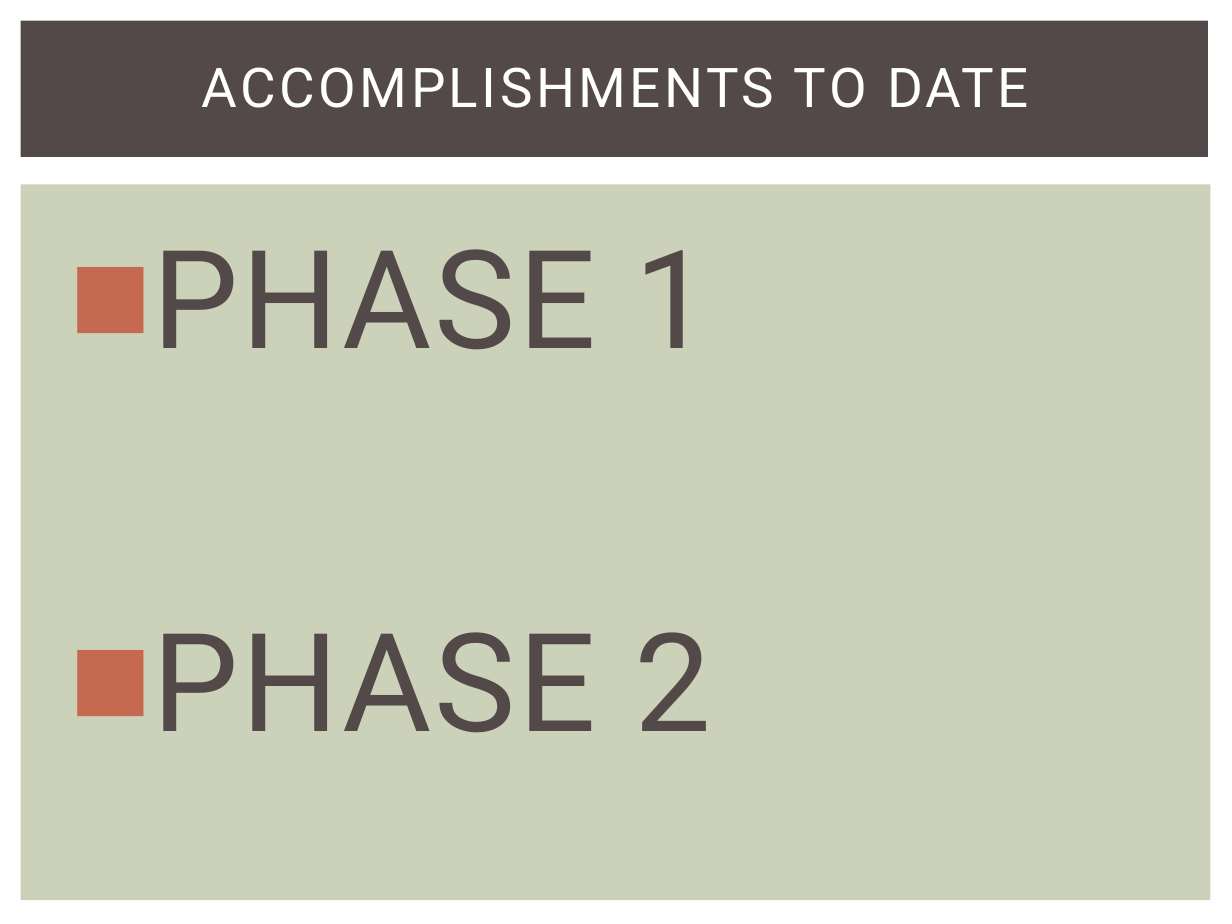
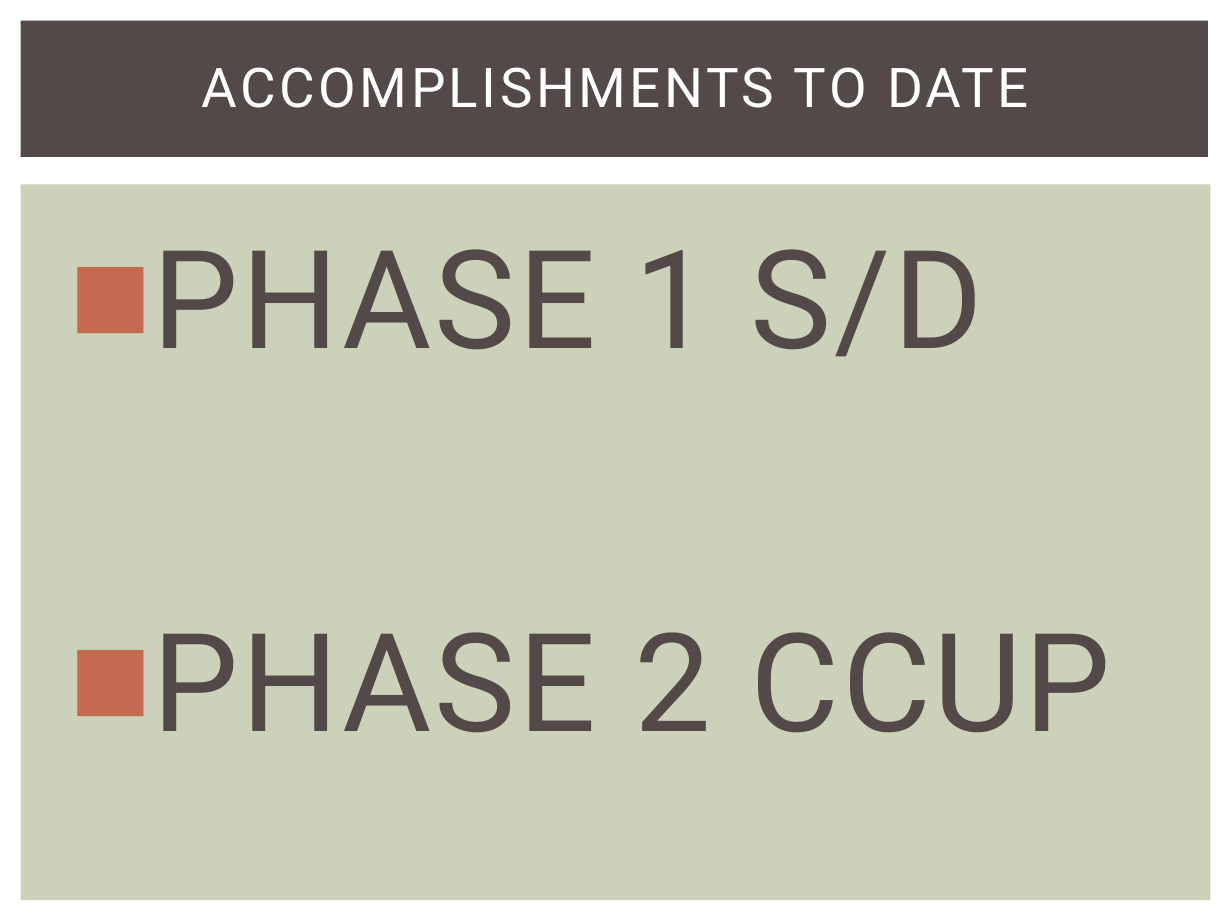
Before and after one commit to snowpuppy/augreality, a slide deck: slide 7 of doc/AugRealityMidReview.pptx. Drawn at 1232x924 pixels with LibreOffice and Linux fonts; fonts in the diff are those of the drawing. Boxes give left, top, right and bottom in pixels: in the first picture for what was removed or moved away, otherwise in the second. Text is boxed around its words. In the diff, an @@ line names an element or a change of style, - is before the commit and + after.

```diff
--- a/doc/AugRealityMidReview.pptx
+++ b/doc/AugRealityMidReview.pptx
@@ text at box(152, 249, 1111, 733): text changed @@
-■ PHASE 1
-■ PHASE 2
+■ PHASE 1 S/D
+■ PHASE 2 CCUP
```
Also in this commit, not shown: 8 other slides changed.
